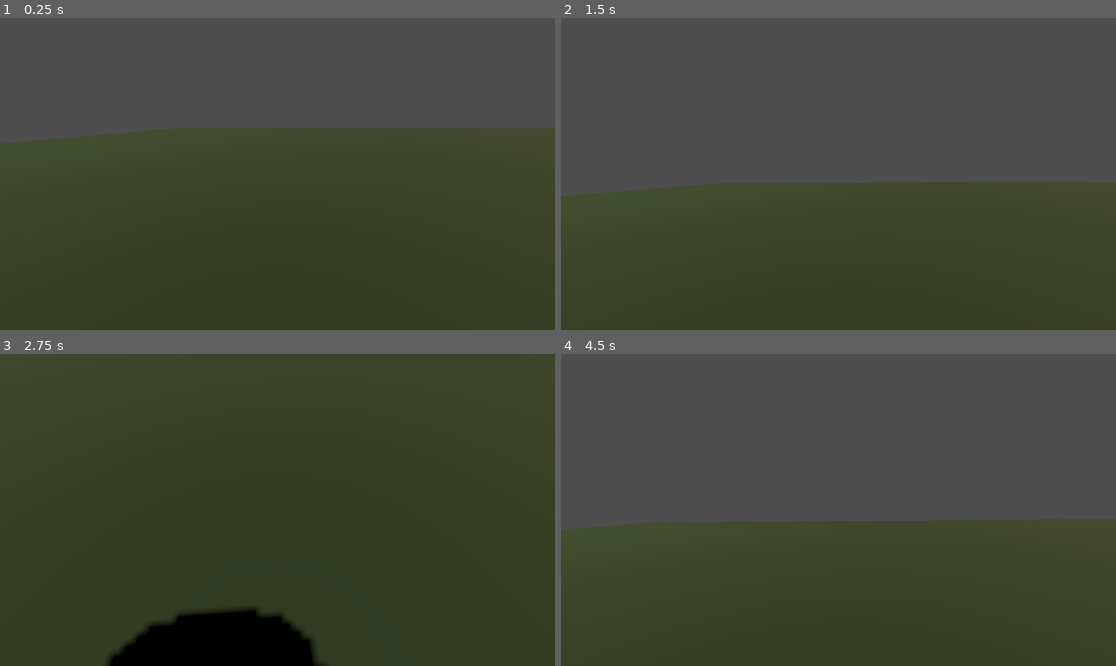
Above: before the commit, frames 1-4 (two rows, left to right).
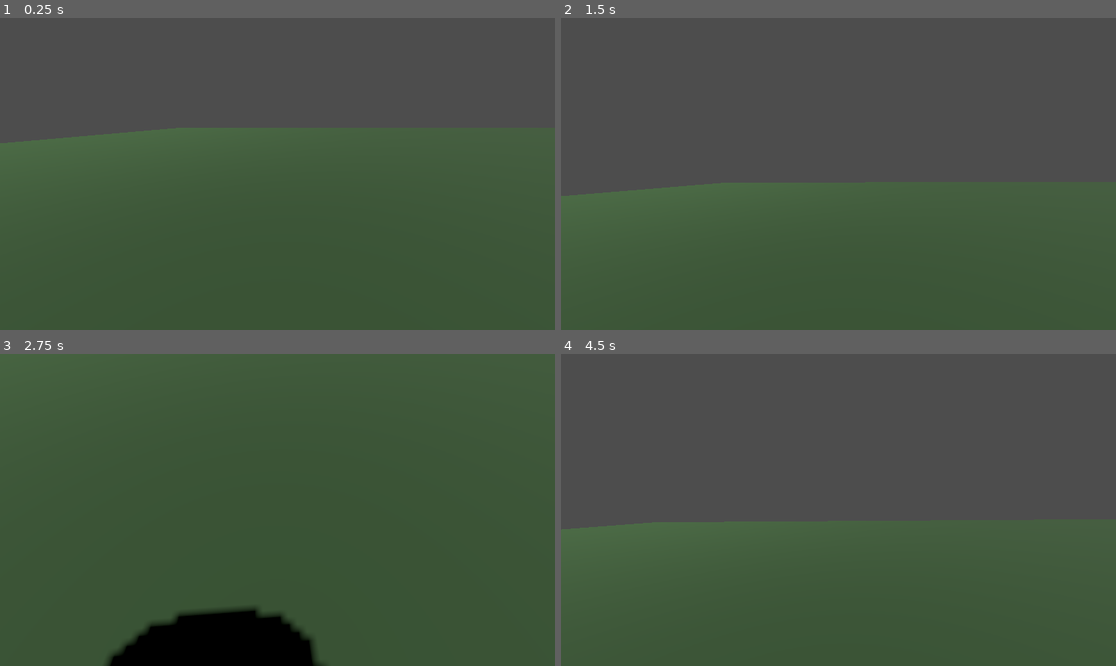
Above: after the commit, the same moments.

Repository: SorrenM/Git_Test
Game: Godot game, scene res://Main.tscn
Two runs of this game, one before a commit and one after it. Both use one fixed random seed, a clock stepped at 60 frames per second and the inputs below.
Inputs:
- Up to frame 1 (0.25 s): no input
- Up to frame 2 (1.5 s): tap Enter (ui_accept) at 0.5, 0.77 s; hold Right (ui_right) 0.53-1.28 s; tap S (look_down) at 0.6 s; hold Down (ui_down) from 1.28 s (still down); tap W (look_up) at 1.35 s
- Up to frame 3 (2.75 s): tap Enter (ui_accept) at 1.52, 2 s; release Down (ui_down) at 2.03 s; hold Right (ui_right) from 2.03 s (still down); tap S (look_down) at 2.1 s
- Up to frame 4 (4.5 s): release Right (ui_right) at 2.78 s; hold Up (ui_up) 2.78-3.53 s; tap W (look_up) at 2.85, 4.35 s; tap Enter (ui_accept) at 3.02, 3.5, 3.77 s; hold Left (ui_left) from 3.53 s (still down); tap S (look_down) at 3.6 s

The runs differ from the first frame. In frame 1, 9.4% of the frame differs, in the area x 0-68%, y 35-70%; in frame 2, 9.2%; in frame 3, 4.0%; in frame 4, 8.4%.

Commit message:
Changed light colour + ground colour in Main

Diff:
--- a/Main.tscn
+++ b/Main.tscn
@@ -9,7 +9,7 @@
 size = Vector2(100, 100)
 
 [sub_resource type="StandardMaterial3D" id="StandardMaterial3D_glv2v"]
-albedo_color = Color(0.13661712, 0.22139305, 0.16011792, 1)
+albedo_color = Color(0.21716979, 0.3041195, 0.20420888, 1)
 
 [sub_resource type="Curve3D" id="Curve3D_uu6xs"]
 _data = {
@@ -32,7 +32,7 @@
 
 [node name="DirectionalLight3D" type="DirectionalLight3D" parent="." unique_id=1798479838]
 transform = Transform3D(0.8660254, 2.1855694e-08, -0.5, 0.5, -3.7855173e-08, 0.8660254, 0, -1, -4.371139e-08, -11.88475, 27.201336, 0)
-light_color = Color(1, 0.8627451, 0.68235296, 1)
+light_color = Color(0.8454618, 0.91004044, 0.81976783, 1)
 light_energy = 1.408
 shadow_enabled = true
 
